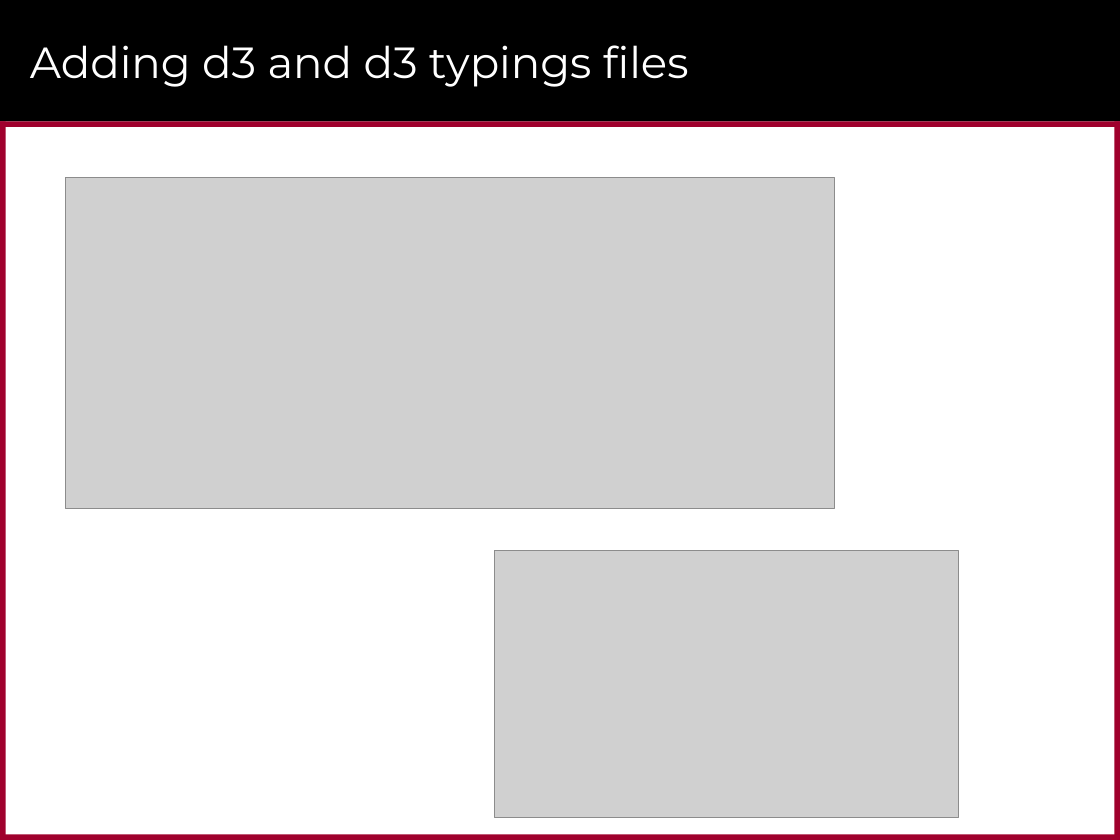
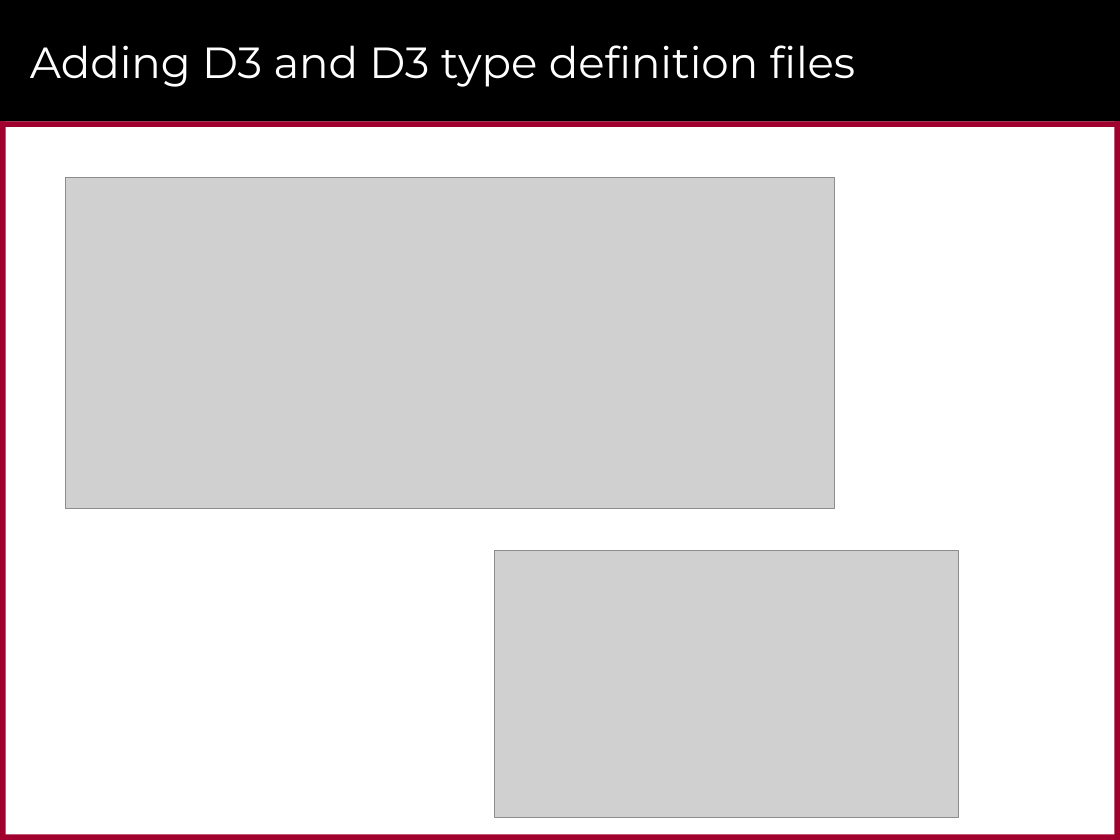
Before and after one commit to CriticalPathTraining/CustomVisualsForPowerBI, a slide deck: slide 23 of CustomVisualsForPowerBI.pptx (slide 21 before the commit). Drawn at 1120x840 pixels with LibreOffice and Linux fonts; fonts in the diff are those of the drawing; grey boxes stand for pictures; background and template pictures are left out. Boxes give left, top, right and bottom in pixels: in the first picture for what was removed or moved away, otherwise in the second. Text is boxed around its words. In the diff, an @@ line names an element or a change of style, - is before the commit and + after.

```diff
--- a/CustomVisualsForPowerBI.pptx
+++ b/CustomVisualsForPowerBI.pptx
@@ title at <box>30,45,856,87</box>: text changed @@
-Adding d3 and d3 typings files
+Adding D3 and D3 type definition files
```
Also in this commit, not shown: 17 other slides changed, 10 slides added, 25 slides removed, 29 other files.
